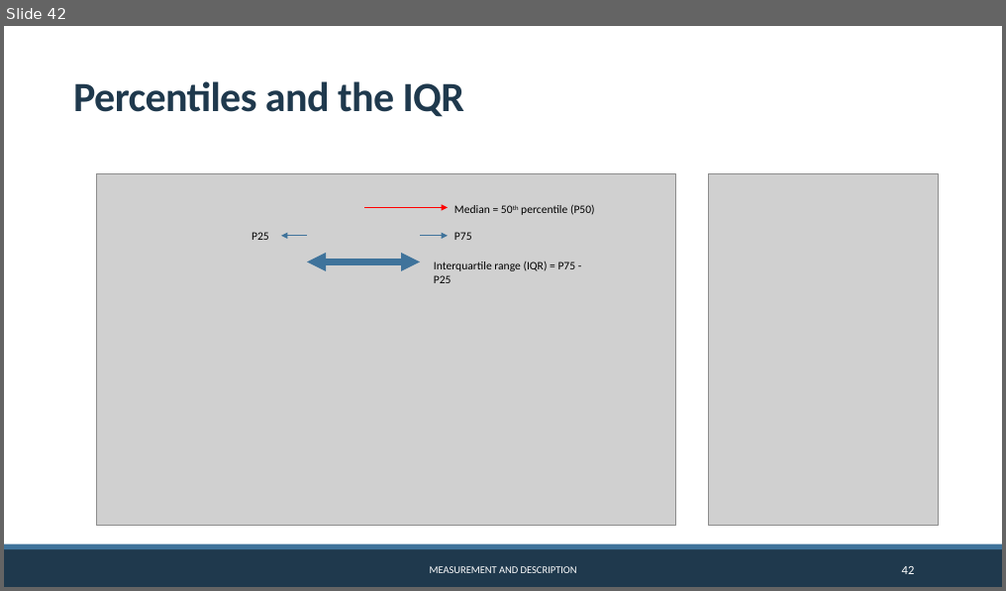
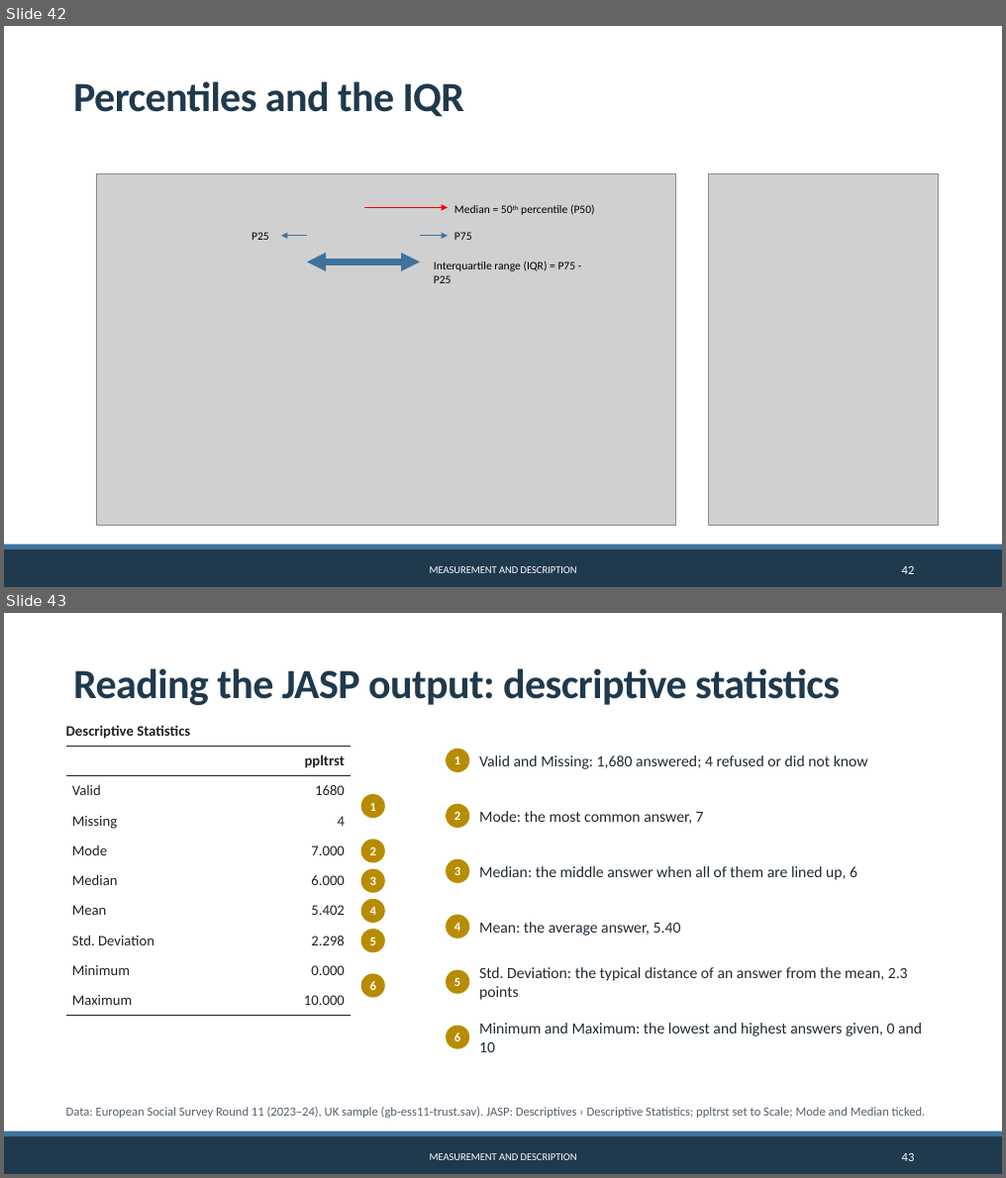
Before and after one commit to CGMoreh/SOC2069-QUANT-26, a slide deck: Materials/Slides/slides_w1.pptx. Shown one above the other, each under a label of ours: slide 42 before the commit, slides 42 and 43 after it. The pictures are 1006x591 and 1006x1178 pixels, drawn with LibreOffice and Linux fonts; fonts in the diff are those of the drawing; grey boxes stand for pictures; background and template pictures are left out. Boxes give left, top, right and bottom in pixels: in the first picture for what was removed or moved away, otherwise in the second. Text is boxed around its words. In the diff, an @@ line names an element or a change of style, - is before the commit and + after.

```diff
--- a/Materials/Slides/slides_w1.pptx
+++ b/Materials/Slides/slides_w1.pptx
@@ slide 43 added at box(4, 613, 1002, 1174), background #FFFFFF; not listed: 2 template elements that a slide beside it also shows @@
@@ title added at box(73, 668, 840, 705), 40 pt, text #20394E, bold @@
+Reading the JASP output: descriptive statistics
@@ text added at box(66, 725, 190, 739), 14 pt, text #222222, bold @@
+Descriptive Statistics
@@ table added at box(66, 747, 350, 1016), 9 rows, 2 columns @@
+ | ppltrst
+Valid | 1680
+Missing | 4
+Mode | 7.000
+Median | 6.000
+Mean | 5.402
+Std. Deviation | 2.298
+Minimum | 0.000
+Maximum | 10.000
@@ ellipse added at box(446, 749, 469, 772), fill #B88C00, 12 pt, text #FFFFFF, bold @@
+1
@@ text added at box(479, 756, 868, 769), 15 pt, text #1F2A33 @@
+Valid and Missing: 1,680 answered; 4 refused or did not know
@@ ellipse added at box(361, 794, 385, 818), fill #B88C00, 12 pt, text #FFFFFF, bold @@
+1
@@ ellipse added at box(446, 804, 469, 828), fill #B88C00, 12 pt, text #FFFFFF, bold @@
+2
@@ text added at box(479, 811, 704, 824), 15 pt, text #1F2A33 @@
+Mode: the most common answer, 7
@@ ellipse added at box(361, 839, 385, 863), fill #B88C00, 12 pt, text #FFFFFF, bold @@
+2
@@ ellipse added at box(361, 869, 385, 893), fill #B88C00, 12 pt, text #FFFFFF, bold @@
+3
@@ ellipse added at box(446, 860, 469, 883), fill #B88C00, 12 pt, text #FFFFFF, bold @@
+3
@@ text added at box(479, 866, 857, 880), 15 pt, text #1F2A33 @@
+Median: the middle answer when all of them are lined up, 6
@@ ellipse added at box(361, 899, 385, 923), fill #B88C00, 12 pt, text #FFFFFF, bold @@
+4
@@ ellipse added at box(361, 929, 385, 953), fill #B88C00, 12 pt, text #FFFFFF, bold @@
+5
@@ ellipse added at box(446, 915, 469, 939), fill #B88C00, 12 pt, text #FFFFFF, bold @@
+4
@@ text added at box(479, 922, 681, 936), 15 pt, text #1F2A33 @@
+Mean: the average answer, 5.40
@@ text added at box(479, 967, 908, 1000), 15 pt, text #1F2A33 @@
+Std. Deviation: the typical distance of an answer from the mean, 2.3 points
@@ ellipse added at box(361, 973, 385, 998), fill #B88C00, 12 pt, text #FFFFFF, bold @@
+6
@@ ellipse added at box(446, 970, 469, 994), fill #B88C00, 12 pt, text #FFFFFF, bold @@
+5
@@ ellipse added at box(446, 1026, 469, 1050), fill #B88C00, 12 pt, text #FFFFFF, bold @@
+6
@@ text added at box(479, 1023, 922, 1053), 15 pt, text #1F2A33 @@
+Minimum and Maximum: the lowest and highest answers given, 0 and 10
@@ text added at box(66, 1107, 926, 1118), 12 pt, text #55606B @@
+Data: European Social Survey Round 11 (2023–24), UK sample (gb-ess11-trust.sav). JASP: Descriptives › Descriptive Statistics; ppltrst set to Scale; Mode and Median ticked.
@@ text added at box(430, 1154, 577, 1160), 10 pt, text #FFFFFF @@
+MEASUREMENT AND DESCRIPTION
@@ page number added at box(902, 1154, 915, 1161), 12 pt, text #FFFFFF @@
+43
```
Also in this commit, not shown: 3 other slides added, 2 slides removed, 36 other files.
